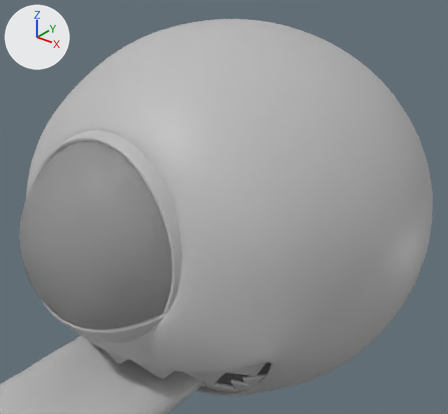
The FBX model Assets/Assets_Review/Oki_Dog/Blob_Monster/Meshes/SK_Blob_Monster.fbx, before and after one commit.
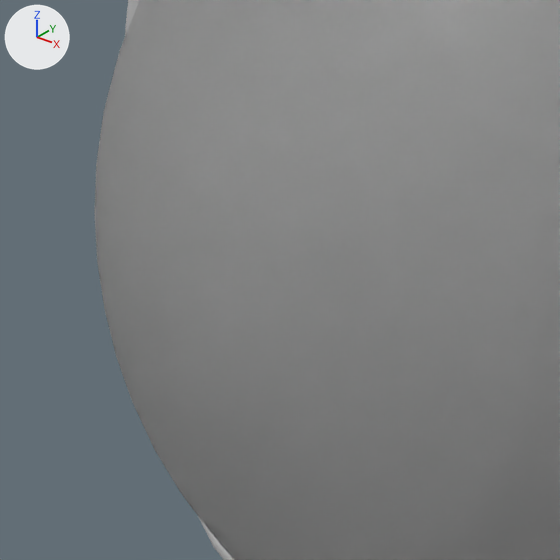
Old and new are each drawn whole from a 50 mm lens placed at (4.36, -5.58, 5.99), pointed at (0.03, -0.16, 2.63) and again close up on the part from 0% to 26% of the width and 46% to 74% of the height. The lights are fixed; the arrows at upper left show +X, +Y and +Z. Where no turn or scale is listed for an object, it has been applied to the vertices.

In view in the first close-up: 'Blob_Monster_Eyeball_A_GEO'.
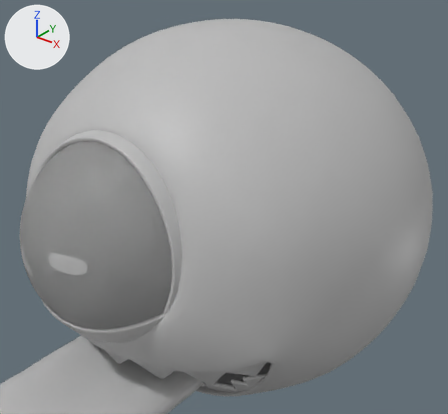
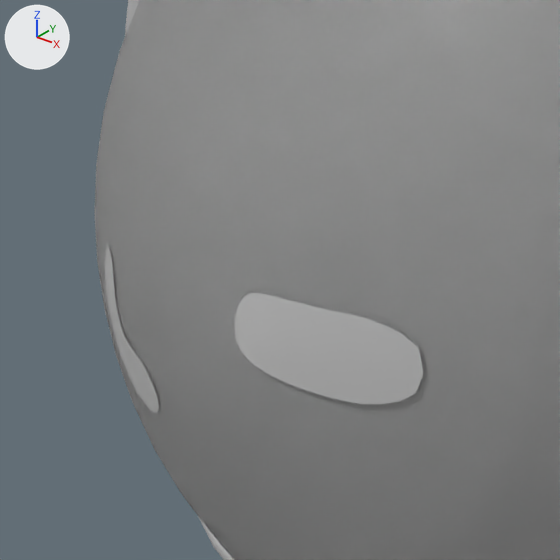
Commit message: Updated the eye for the blob monster A.

Edits to the bpy script that builds the scene:
```text
Change me_mesh_003:
    used by ob_blob_monster_eyeball_a_geo; location = (0.0, 0.0, 0.0)
    remove me_mesh_003.from_pydata(...)  # 1771 vertices, 1782 faces; spans x -1.13..1.13, y -2.8..-0.51, z 1.76..4.02
    add me_mesh_003.from_pydata(...)  # 2080 vertices, 1995 faces; spans x -1.13..1.13, y -2.8..-0.51, z 1.76..4.02
    me_mesh_003 part 1: a new loose piece of 76 vertices spanning x -0.47..-0.19, y -2.78..-2.69, z 2.78..3.08, in mat_m_blob_monster_eyeball_a (grey #bcbcbc)
    me_mesh_003 part 2: a new loose piece of 64 vertices spanning x 0.1..0.5, y -2.79..-2.66, z 3.04..3.21, in mat_m_blob_monster_eyeball_a (grey #bcbcbc)
```

Pixel boxes (x1, y1, x2, y2) of what changed, in the close-ups (560 x 560 px):
part 1 of me_mesh_003, added
    after: (105, 246, 159, 413)
part 2 of me_mesh_003, added
    after: (234, 293, 424, 404)
